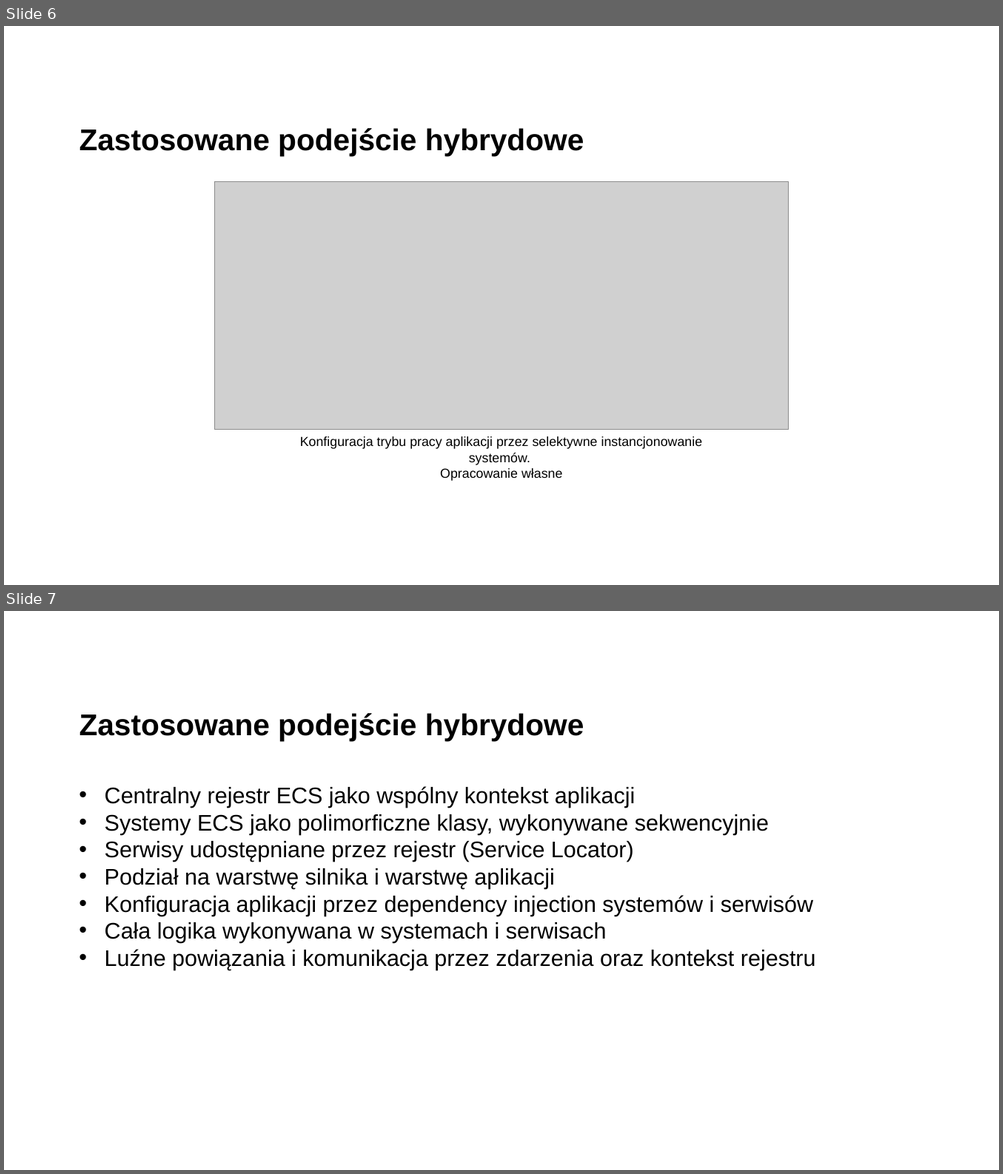
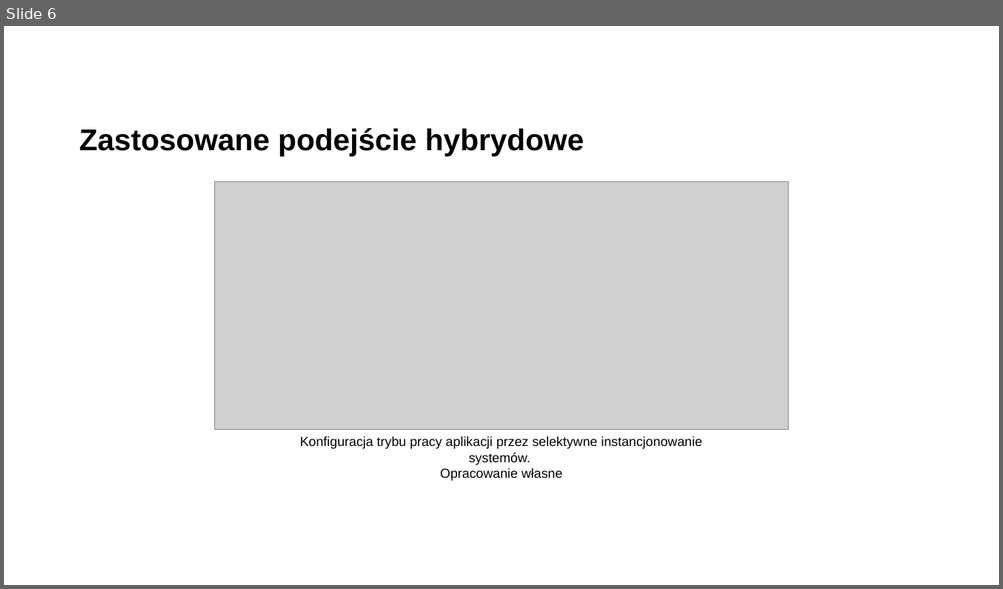
Before and after one commit to Filip-Rak/ecosystem-cc-results, a slide deck: docs/presentation.ppt. Shown one above the other, each under a label of ours: slides 6 and 7 before the commit, slide 6 after it. The pictures are 1003x1174 and 1003x589 pixels, drawn with LibreOffice and Linux fonts; fonts in the diff are those of the drawing; grey boxes stand for pictures; background and template pictures are left out. Boxes give left, top, right and bottom in pixels: in the first picture for what was removed or moved away, otherwise in the second. Text is boxed around its words. In the diff, an @@ line names an element or a change of style, - is before the commit and + after.

```diff
--- a/docs/presentation.ppt
+++ b/docs/presentation.ppt
@@ slide 7 removed at (x1=4, y1=611, x2=999, y2=1170), background picture (left out) @@
@@ title removed at (x1=79, y1=713, x2=584, y2=741) @@
-Zastosowane podejście hybrydowe
@@ text removed at (x1=105, y1=786, x2=816, y2=971) @@
-• Centralny rejestr ECS jako wspólny kontekst aplikacji
-• Systemy ECS jako polimorficzne klasy, wykonywane sekwencyjnie
-• Serwisy udostępniane przez rejestr (Service Locator)
-• Podział na warstwę silnika i warstwę aplikacji
-• Konfiguracja aplikacji przez dependency injection systemów i serwisów
-• Cała logika wykonywana w systemach i serwisach
-• Luźne powiązania i komunikacja przez zdarzenia oraz kontekst rejestru
```
Also in this commit, not shown: 2 slides changed, 5 slides added.
